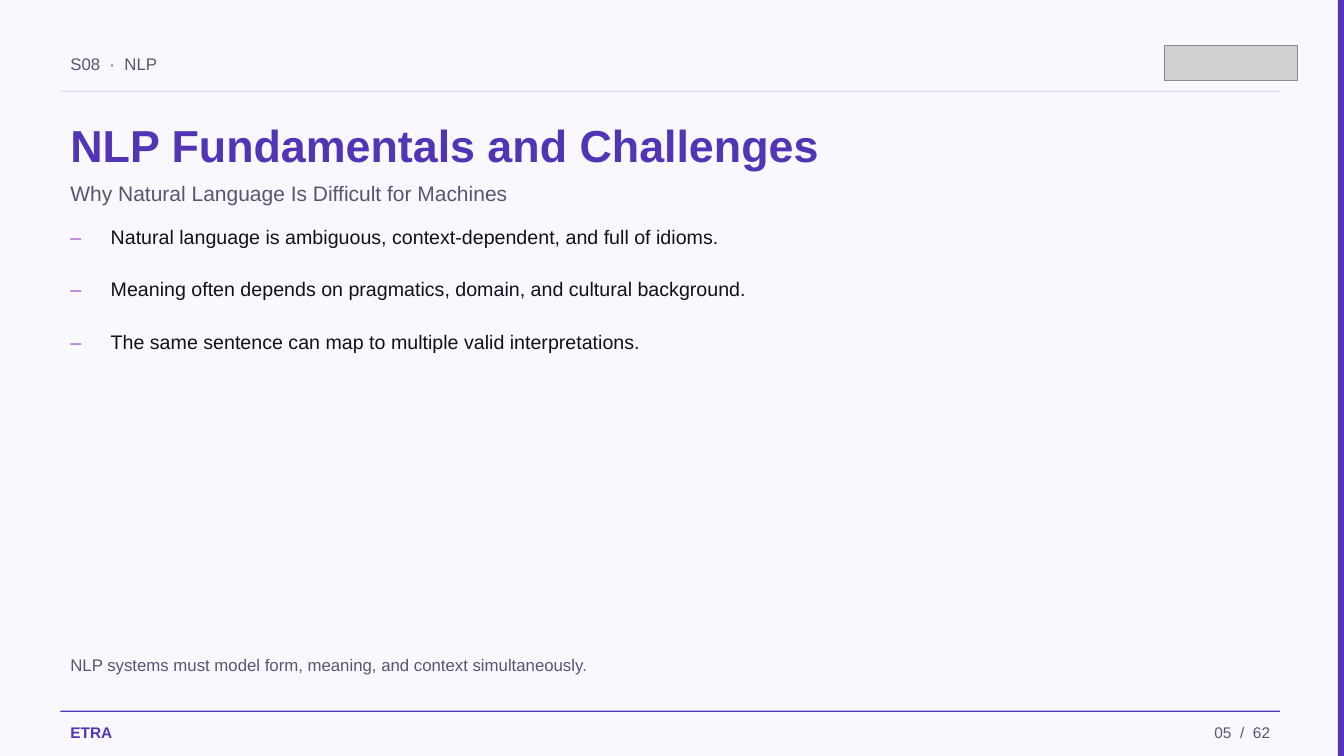
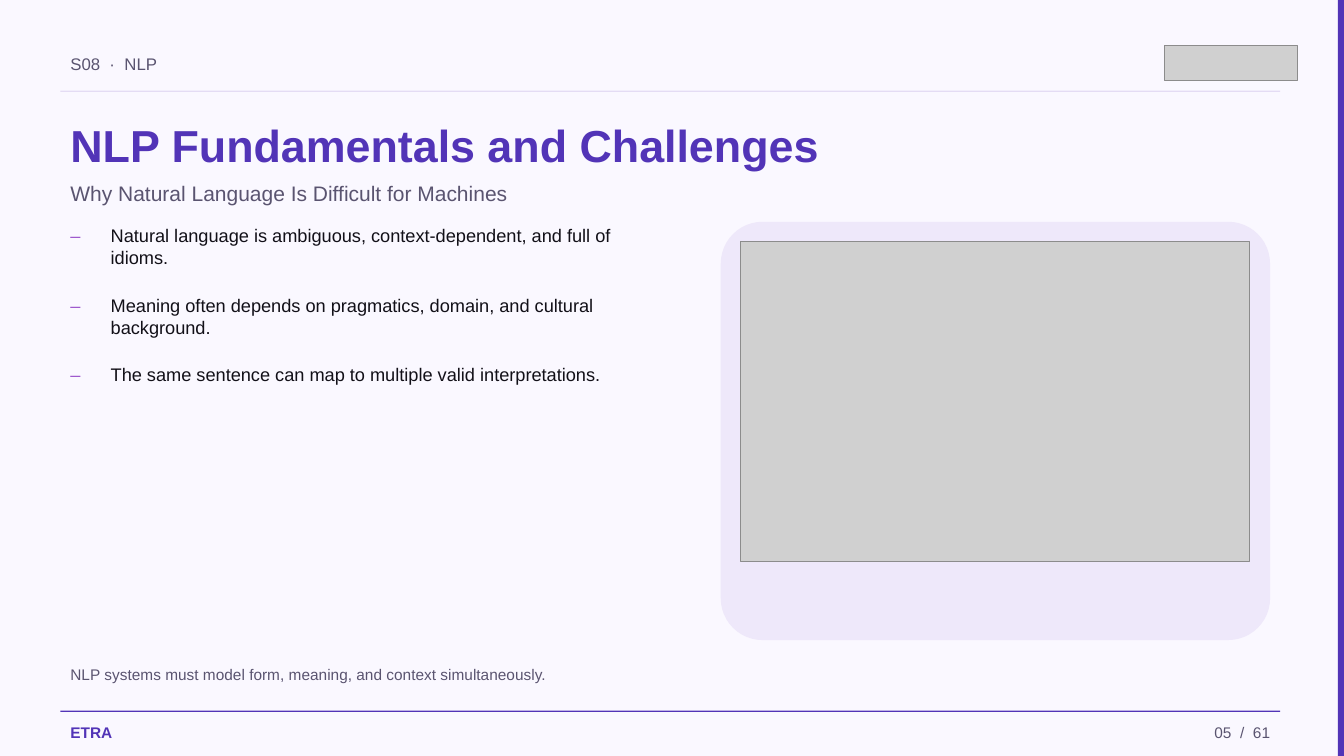
Before and after one commit to iksasa15/AI-ML, a slide deck: slide 5 of web-presentation/pdf-exports/Week3-Session1-NLP.pptx. Drawn at 1344x756 pixels with LibreOffice and Linux fonts; fonts in the diff are those of the drawing; grey boxes stand for pictures. Boxes give left, top, right and bottom in pixels: in the first picture for what was removed or moved away, otherwise in the second. Text is boxed around its words. In the diff, an @@ line names an element or a change of style, - is before the commit and + after.

```diff
--- a/web-presentation/pdf-exports/Week3-Session1-NLP.pptx
+++ b/web-presentation/pdf-exports/Week3-Session1-NLP.pptx
@@ rounded rectangle added at bbox=[721, 222, 1270, 640], fill #EEE8FA @@
@@ picture added at bbox=[741, 242, 1250, 562] @@
@@ text "–": place and size @@
-text "–" at bbox=[60, 272, 96, 315]
+text "–" at bbox=[60, 289, 96, 349]
@@ text "Meaning often depends on pragmatics, ...": place and size @@
-text "Meaning often depends on pragmatics, ..." at bbox=[111, 281, 746, 300]
+text "Meaning often depends on pragmatics, ..." at bbox=[111, 298, 594, 338]
@@ size 14 to 13 pt in 6 elements at bbox=[111, 228, 610, 264], bbox=[111, 298, 594, 338], bbox=[60, 220, 96, 279], bbox=[111, 367, 600, 385], bbox=[60, 289, 96, 349], bbox=[60, 359, 96, 418] @@
@@ text "–": place and size @@
-text "–" at bbox=[60, 325, 96, 367]
+text "–" at bbox=[60, 359, 96, 418]
@@ text "The same sentence can map ...": place and size @@
-text "The same sentence can map ..." at bbox=[111, 334, 640, 353]
+text "The same sentence can map ..." at bbox=[111, 367, 600, 385]
@@ text "NLP systems must model form, ...": place and size @@
-text "NLP systems must model form, ..." at bbox=[70, 659, 587, 675]
+text "NLP systems must model form, ..." at bbox=[70, 669, 545, 683]
@@ text "NLP systems must model form, ..." at bbox=[70, 669, 545, 683]: size 12 to 11 pt @@
@@ text at bbox=[1214, 727, 1270, 738]: text changed @@
-05 / 62
+05 / 61
```
Also in this commit, not shown: 59 other slides changed, 1 slide removed, 3 other files.
